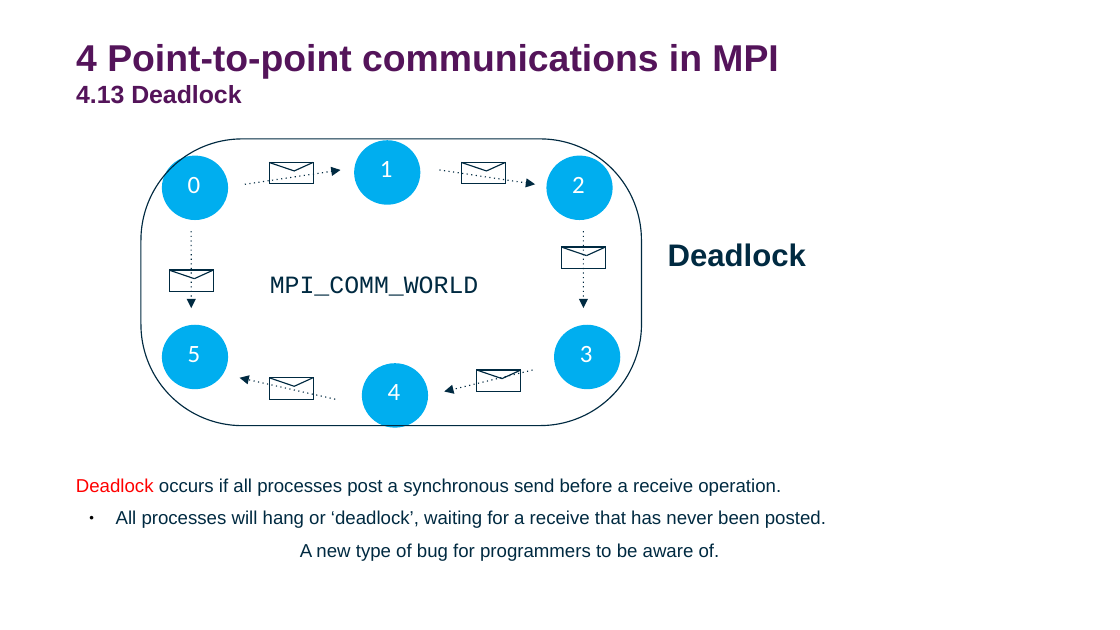
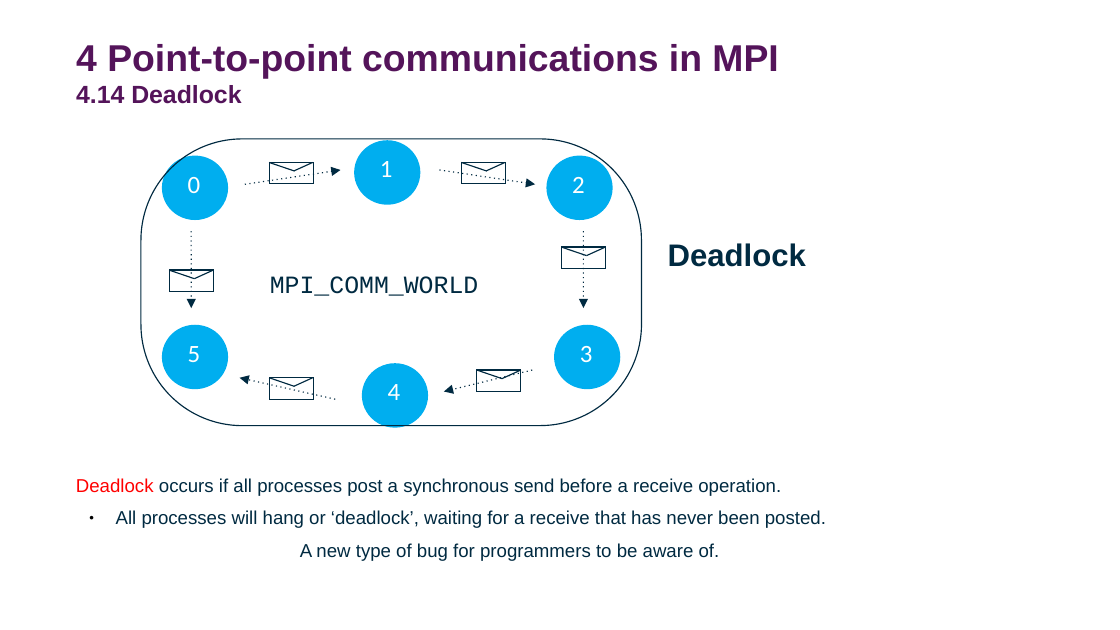
Before and after one commit to DurhamARC-Training/BasicParallelProgramming, a slide deck: slide 50 of OpenMPMPIShortCourse_Autumn2025.odp (slide 49 before the commit). Drawn at 1120x630 pixels with LibreOffice and Linux fonts; fonts in the diff are those of the drawing; background and template pictures are left out. Boxes give left, top, right and bottom in pixels: in the first picture for what was removed or moved away, otherwise in the second. Text is boxed around its words. In the diff, an @@ line names an element or a change of style, - is before the commit and + after.

```diff
--- a/OpenMPMPIShortCourse_Autumn2025.odp
+++ b/OpenMPMPIShortCourse_Autumn2025.odp
@@ title at (76, 44, 778, 104): text changed @@
-4 Point-to-point communications in MPI
-4.13 Deadlock
+4 Point-to-point communications in MPI
+4.14 Deadlock
```
Also in this commit, not shown: 15 other slides changed, 2 slides added, 1 slide removed, 1 other file.
